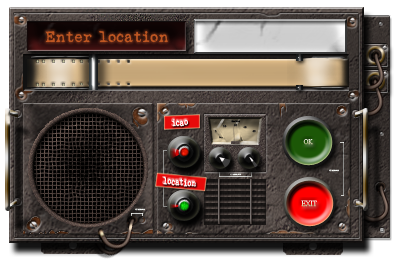
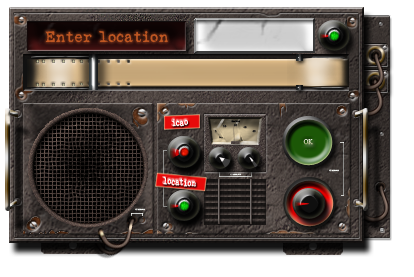
Comparing the layer stacks of the two 414x277 images. Changes:
added layer "searchbutton" above "enterlocation" over box(317, 20, 357, 62)
painted on "exitbutton" over box(283, 177, 336, 229)
added layer "glassblock" above "radiobody" over box(195, 18, 315, 53)
painted on "radiobody" over box(292, 18, 346, 54)
